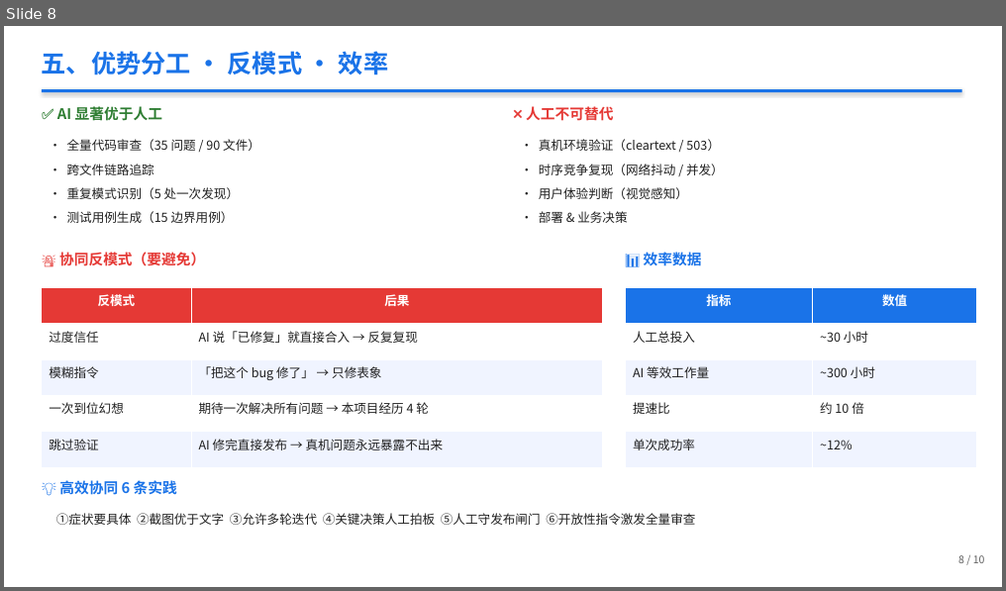
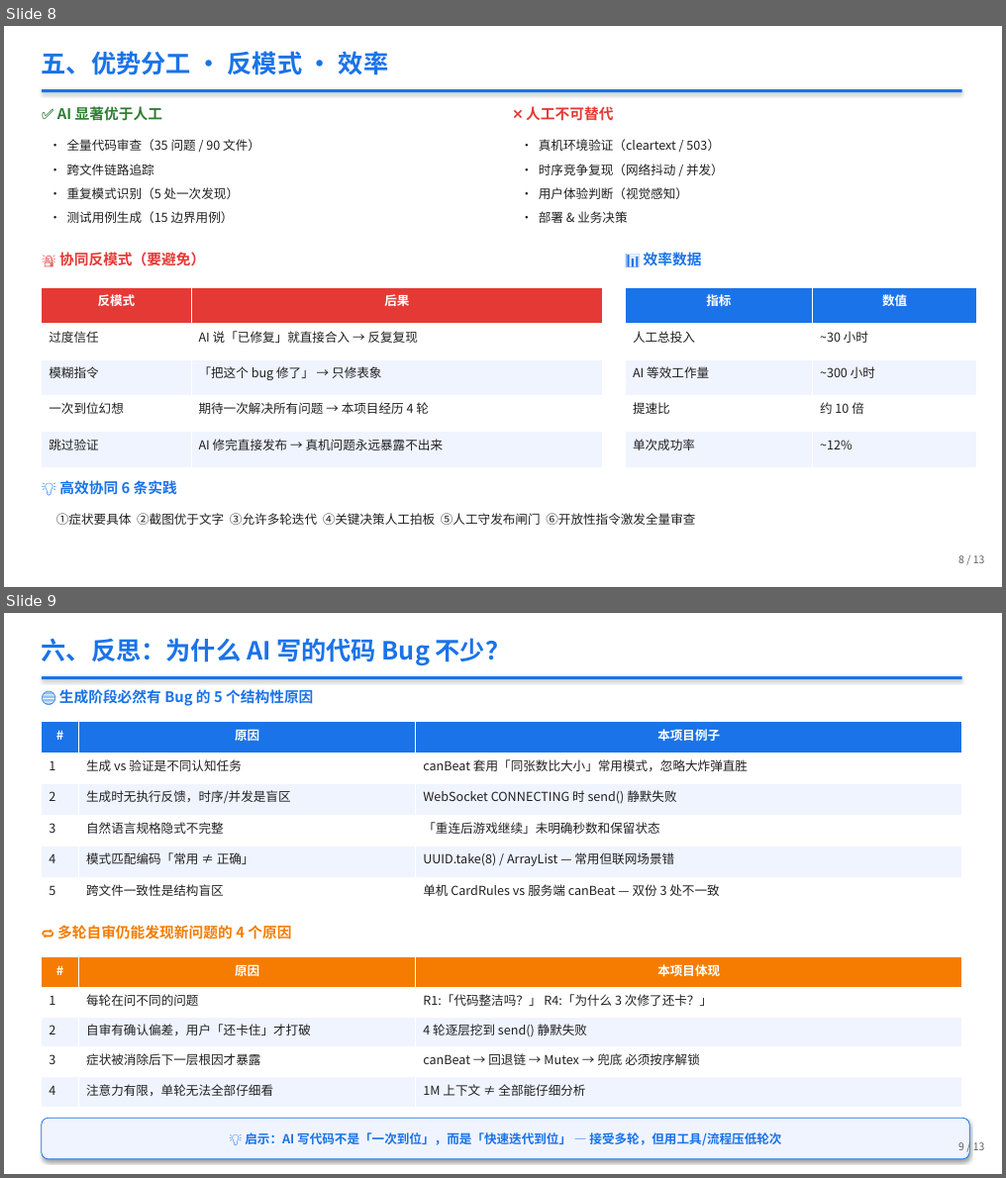
Before and after one commit to berming/AndroidAPP, a slide deck: docs/dev_summary.pptx. Shown one above the other, each under a label of ours: slide 8 before the commit, slides 8 and 9 after it. The pictures are 1006x591 and 1006x1178 pixels, drawn with LibreOffice and Linux fonts; fonts in the diff are those of the drawing. Boxes give left, top, right and bottom in pixels: in the first picture for what was removed or moved away, otherwise in the second. Text is boxed around its words. In the diff, an @@ line names an element or a change of style, - is before the commit and + after.

```diff
--- a/docs/dev_summary.pptx
+++ b/docs/dev_summary.pptx
@@ slide 9 added at [4,613,1002,1174], background #FFFFFF @@
@@ text added at [42,638,511,665], 24 pt, text #1A73E8, bold @@
+六、反思：为什么 AI 写的代码 Bug 不少？
@@ rectangle added at [42,676,962,679], fill #1A73E8 @@
@@ text added at [59,689,313,706], 14 pt, text #1A73E8, bold @@
+🔵 生成阶段必然有 Bug 的 5 个结构性原因
@@ table added at [42,722,962,909], 6 rows, 3 columns @@
+# | 原因 | 本项目例子
+1 | 生成 vs 验证是不同认知任务 | canBeat 套用「同张数比大小」常用模式，忽略大炸弹直胜
+2 | 生成时无执行反馈，时序/并发是盲区 | WebSocket CONNECTING 时 send() 静默失败
+3 | 自然语言规格隐式不完整 | 「重连后游戏继续」未明确秒数和保留状态
+4 | 模式匹配编码「常用 ≠ 正确」 | UUID.take(8) / ArrayList — 常用但联网场景错
+5 | 跨文件一致性是结构盲区 | 单机 CardRules vs 服务端 canBeat — 双份 3 处不一致
@@ text added at [57,925,291,940], 14 pt, text #F57C00, bold @@
+🔁 多轮自审仍能发现新问题的 4 个原因
@@ table added at [42,958,962,1107], 5 rows, 3 columns @@
+# | 原因 | 本项目体现
+1 | 每轮在问不同的问题 | R1:「代码整洁吗？」 R4:「为什么 3 次修了还卡？」
+2 | 自审有确认偏差，用户「还卡住」才打破 | 4 轮逐层挖到 send() 静默失败
+3 | 症状被消除后下一层根因才暴露 | canBeat → 回退链 → Mutex → 兜底 必须按序解锁
+4 | 注意力有限，单轮无法全部仔细看 | 1M 上下文 ≠ 全部能仔细分析
@@ rounded rectangle added at [42,1118,969,1159], fill #F0F4FF, outline #1A73E8 0.75 pt, 12 pt, text #1A73E8, bold @@
+💡 启示：AI 写代码不是「一次到位」，而是「快速迭代到位」 — 接受多轮，但用工具/流程压低轮次
@@ text added at [958,1143,985,1151], 10 pt, text #606060 @@
+9 / 13
@@ slide 8 changed as well @@
@@ text at [958,556,985,564]: text changed @@
-8 / 10
+8 / 13
```
Also in this commit, not shown: 9 other slides changed, 2 other slides added, 2 other files.
